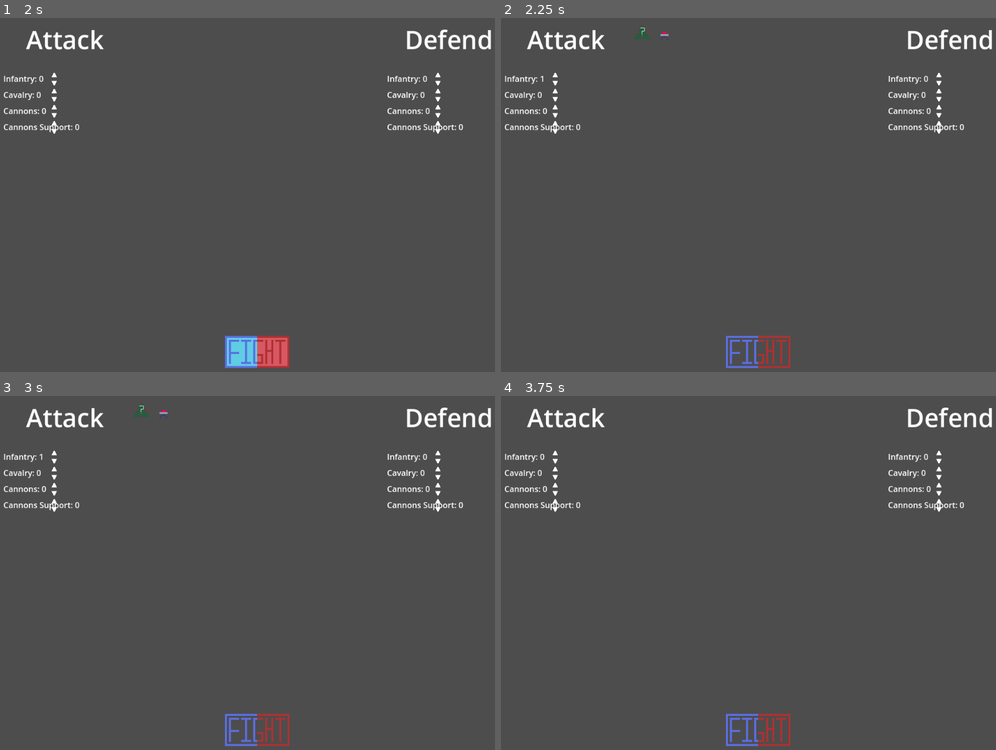
Above: before the commit, frames 1-4 (two rows, left to right).
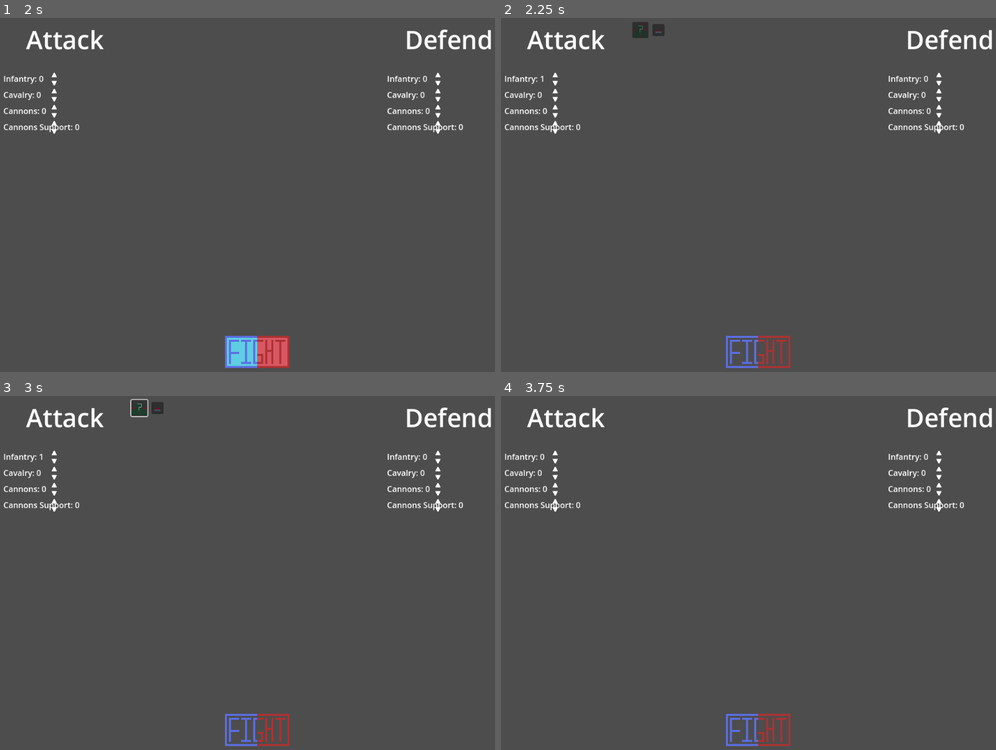
Above: after the commit, the same moments.

Repository: Nathan3-14/risk
Game: Godot game, scene res://scenes/main.tscn
Two runs of this game, one before a commit and one after it. Both use one fixed random seed, a clock stepped at 60 frames per second and the inputs below.
Inputs (mouse positions are in pixels of both pictures, inside the frame that each line leads up to):
- Up to frame 1 (2 s): click (257, 350) at 0.52 s; click (257, 350) at 1.27 s
- Up to frame 2 (2.25 s): click (555, 74) at 2.02 s
- Up to frame 3 (3 s): click (138, 406) at 2.77 s
- Up to frame 4 (3.75 s): click (555, 459) at 3.52 s

Frame 1 is identical in both runs. In frame 2, 0.2% of the frame differs, in the area x 26-34%, y 1-7%; in frame 3, 0.3%, in the area x 26-34%, y 0-7%; in frame 4, nothing differs.

Commit message:
Added framework for attack chosing

Diff:
--- a/risk-simulator/scenes/dice.tscn
+++ b/risk-simulator/scenes/dice.tscn
@@ -1,16 +1,13 @@
-[gd_scene load_steps=4 format=3 uid="uid://ev46ith4b1xl"]
+[gd_scene load_steps=5 format=3 uid="uid://ev46ith4b1xl"]
 
 [ext_resource type="Script" path="res://scripts/dice.gd" id="1_pl7qv"]
 [ext_resource type="Texture2D" uid="uid://b115o3nivynf" path="res://assets/dice-sprites/D6-bonus.png" id="2_tdeku"]
 [ext_resource type="Texture2D" uid="uid://dponmdpb228dq" path="res://assets/dice-sprites/Value-Q.png" id="3_5rrhl"]
+[ext_resource type="StyleBox" uid="uid://bwti7usw1axsy" path="res://scenes/troopdice-hover-texture.tres" id="4_dvin5"]
 
 [node name="Dice" type="MarginContainer"]
 offset_right = 128.0
 offset_bottom = 128.0
-theme_override_constants/margin_left = 4
-theme_override_constants/margin_top = 4
-theme_override_constants/margin_right = 4
-theme_override_constants/margin_bottom = 4
 script = ExtResource("1_pl7qv")
 
 [node name="DiceTexture" type="TextureRect" parent="."]
@@ -24,3 +21,9 @@
 stretch_mode = 4
 
 [node name="AnimationPlayer" type="AnimationPlayer" parent="."]
+
+[node name="Button" type="Button" parent="."]
+layout_mode = 2
+theme_override_styles/hover = ExtResource("4_dvin5")
+
+[connection signal="pressed" from="Button" to="." method="_on_button_pressed"]
--- a/risk-simulator/scenes/main.tscn
+++ b/risk-simulator/scenes/main.tscn
@@ -106,7 +106,7 @@
 [node name="FightButtonContainer" type="CenterContainer" parent="UI/MarginContainer/VBoxContainer"]
 layout_mode = 2
 
-[node name="TextureButton" type="TextureButton" parent="UI/MarginContainer/VBoxContainer/FightButtonContainer"]
+[node name="FightButton" type="TextureButton" parent="UI/MarginContainer/VBoxContainer/FightButtonContainer"]
 custom_minimum_size = Vector2(128, 64)
 layout_mode = 2
 texture_normal = ExtResource("3_byklq")
@@ -130,3 +130,4 @@
 [connection signal="value_increased" from="UI/MarginContainer/VBoxContainer/Main/DefendSetup/DefendCannons" to="UI/MarginContainer/VBoxContainer/Main" method="_on_defend_troop_value_increased"]
 [connection signal="value_decreased" from="UI/MarginContainer/VBoxContainer/Main/DefendSetup/DefendCannonsSupport" to="UI/MarginContainer/VBoxContainer/Main" method="_on_defend_troop_value_decreased"]
 [connection signal="value_increased" from="UI/MarginContainer/VBoxContainer/Main/DefendSetup/DefendCannonsSupport" to="UI/MarginContainer/VBoxContainer/Main" method="_on_defend_troop_value_increased"]
+[connection signal="pressed" from="UI/MarginContainer/VBoxContainer/FightButtonContainer/FightButton" to="UI/MarginContainer/VBoxContainer/Main" method="_on_fight_button_pressed"]
--- a/risk-simulator/scenes/troop.tscn
+++ b/risk-simulator/scenes/troop.tscn
@@ -1,6 +1,8 @@
-[gd_scene load_steps=2 format=3 uid="uid://di7njsrnfmkub"]
+[gd_scene load_steps=4 format=3 uid="uid://di7njsrnfmkub"]
 
 [ext_resource type="Texture2D" uid="uid://drwnkanuk7yih" path="res://assets/cannon.png" id="1_dleg8"]
+[ext_resource type="Script" path="res://scripts/troop.gd" id="1_or7gw"]
+[ext_resource type="StyleBox" uid="uid://bwti7usw1axsy" path="res://scenes/troopdice-hover-texture.tres" id="2_m3ds1"]
 
 [node name="Troop" type="MarginContainer"]
 offset_right = 128.0
@@ -9,8 +11,15 @@
 theme_override_constants/margin_top = 4
 theme_override_constants/margin_right = 4
 theme_override_constants/margin_bottom = 4
+script = ExtResource("1_or7gw")
 
 [node name="TroopTexture" type="TextureRect" parent="."]
 layout_mode = 2
 texture = ExtResource("1_dleg8")
 expand_mode = 3
+
+[node name="Button" type="Button" parent="."]
+layout_mode = 2
+theme_override_styles/hover = ExtResource("2_m3ds1")
+
+[connection signal="pressed" from="Button" to="." method="_on_button_pressed"]
--- /dev/null
+++ b/risk-simulator/scenes/troopdice-hover-texture.tres
@@ -0,0 +1,10 @@
+[gd_resource type="StyleBoxTexture" load_steps=3 format=3 uid="uid://bwti7usw1axsy"]
+
+[sub_resource type="Gradient" id="Gradient_e4nel"]
+colors = PackedColorArray(0, 0, 0, 0.313726, 0.000693898, 0.000693898, 0.000693897, 0.313726)
+
+[sub_resource type="GradientTexture1D" id="GradientTexture1D_7dxbs"]
+gradient = SubResource("Gradient_e4nel")
+
+[resource]
+texture = SubResource("GradientTexture1D_7dxbs")
--- a/risk-simulator/scripts/dice.gd
+++ b/risk-simulator/scripts/dice.gd
@@ -1,4 +1,7 @@
 extends MarginContainer
+class_name Dice
+
+signal add_to_attack
 
 var dice = {
 	"D4-s": preload("res://assets/dice-sprites/D4-standard.png"),
@@ -32,3 +35,7 @@
 	var value = randi_range(1, int(dice_max_value))
 
 	$NumberTexture.texture = values[value]
+
+
+func _on_button_pressed():
+	add_to_attack.emit()
--- a/risk-simulator/scripts/setup-controller.gd
+++ b/risk-simulator/scripts/setup-controller.gd
@@ -52,6 +52,7 @@
 	counter += 1
 
 	$DefendDisplay.add_child(temp_troopdice)
+	temp_troopdice.get_node("Dice").connect("add_to_attack")
 
 
 func _on_defend_troop_value_decreased(troop_type: String) -> void:
@@ -59,3 +60,7 @@
 		if troop_type == troopdice.name.split("_&_")[0]:
 			troopdice.queue_free()
 			break
+
+
+func _on_fight_button_pressed():
+	pass # Replace with function body.
--- /dev/null
+++ b/risk-simulator/scripts/troop.gd
@@ -0,0 +1,17 @@
+extends MarginContainer
+class_name Troop
+
+signal attack_this
+
+# Called when the node enters the scene tree for the first time.
+func _ready():
+	pass # Replace with function body.
+
+
+# Called every frame. 'delta' is the elapsed time since the previous frame.
+func _process(delta):
+	pass
+
+
+func _on_button_pressed():
+	attack_this.emit()
